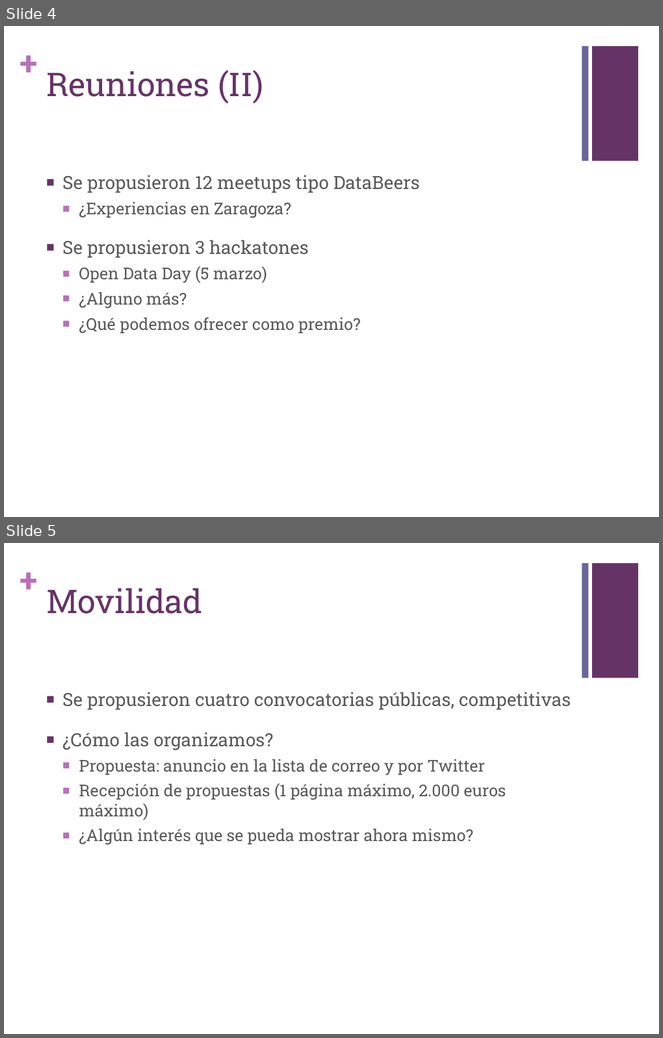
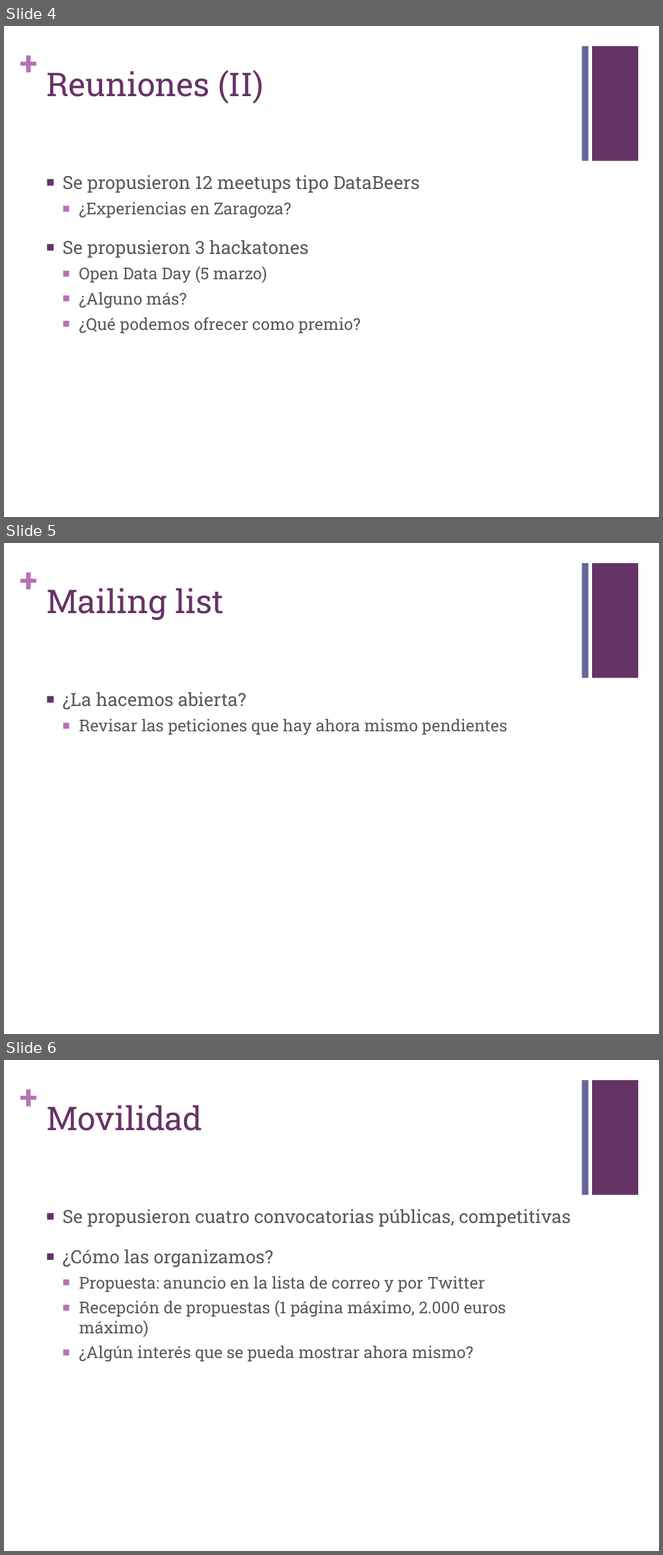
Before and after one commit to opencitydata/reuniones-eventos, a slide deck: 01.kickoff-Madrid/Day1_10_PlanificaciónActividades.pptx. Shown one above the other, each under a label of ours: slides 4 and 5 before the commit, slides 4, 5 and 6 after it. The pictures are 663x1038 and 663x1555 pixels, drawn with LibreOffice and Linux fonts; fonts in the diff are those of the drawing; background and template pictures are left out. Boxes give left, top, right and bottom in pixels: in the first picture for what was removed or moved away, otherwise in the second. Text is boxed around its words. In the diff, an @@ line names an element or a change of style, - is before the commit and + after.

```diff
--- a/01.kickoff-Madrid/Day1_10_PlanificaciónActividades.pptx
+++ b/01.kickoff-Madrid/Day1_10_PlanificaciónActividades.pptx
@@ slide 5 added at [4, 543, 659, 1034], background #FFFFFF; not listed: 3 template elements that a slide beside it also shows @@
@@ title added at [46, 588, 224, 620], 36 pt, text #663366 @@
+Mailing list
@@ text added at [62, 692, 507, 735], 18 pt, text #595959 @@
+■ ¿La hacemos abierta?
+  ■ Revisar las peticiones que hay ahora mismo pendientes
@@ what was slide 5 is now slide 6 @@
```
Also in this commit, not shown: 16 other files.
